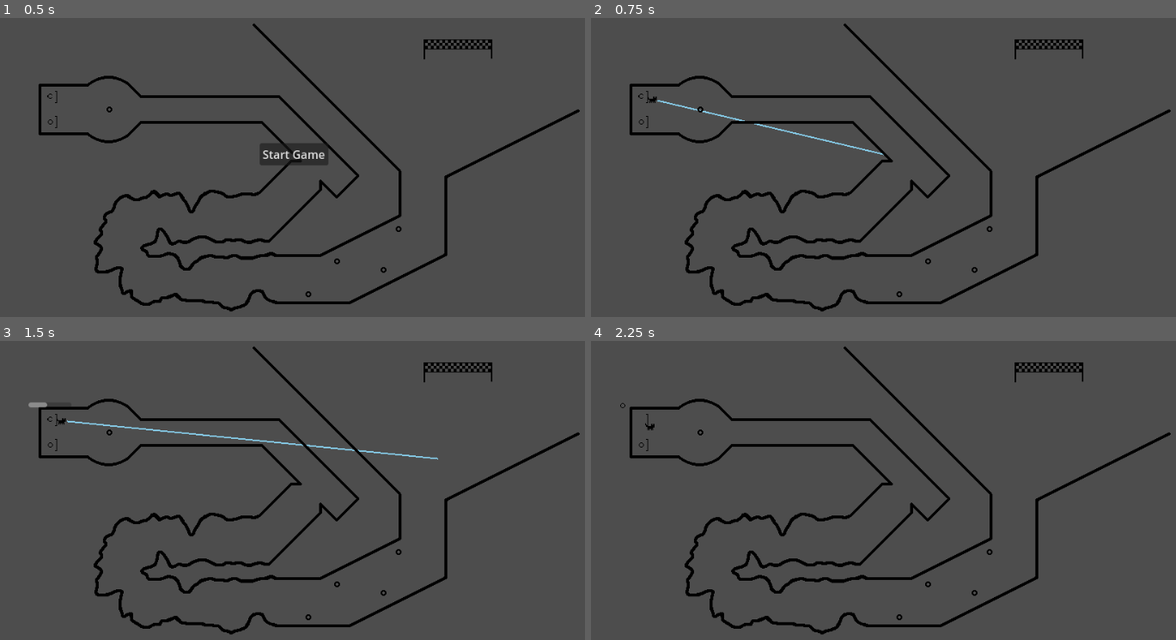
Above: before the commit, frames 1-4 (two rows, left to right).
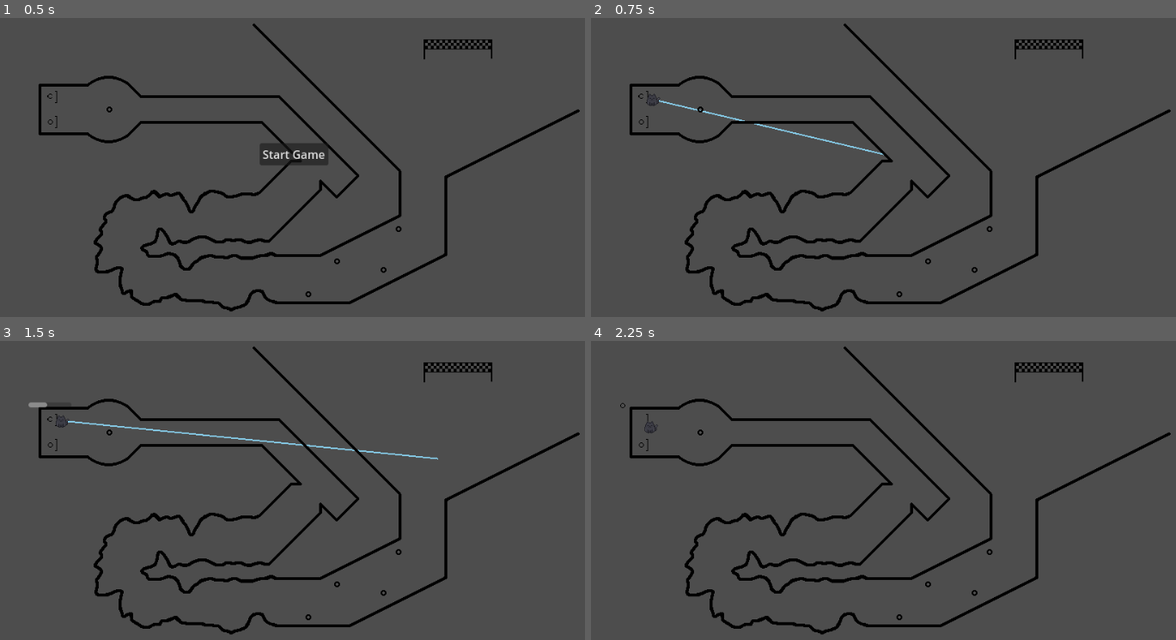
Above: after the commit, the same moments.

Repository: Anna-Toosey/Black-cat-jam-2024
Game: Godot game, scene res://scenes/main.tscn
The game is run twice, just before and just after one commit, with the same random seed, the same clock (stepped at 60 frames per second) and the same inputs.
Inputs (mouse positions are in pixels of both pictures, inside the frame that each line leads up to):
- Up to frame 1 (0.5 s): no input
- Up to frame 2 (0.75 s): click "Start Game" at 0.5 s
- Up to frame 3 (1.5 s): tap Enter at 1.25 s; move the mouse to (438, 457) at 1.27 s; press the mouse at (438, 457) at 1.28 s
- Up to frame 4 (2.25 s): move the mouse to (743, 496) at 2.02 s; release the mouse at (743, 496) at 2.03 s; click (743, 496) at 2.1 s

Frame 1 is identical in both runs. In frame 2, less than 0.1% of the frame differs, in the area x 9-12%, y 25-30%; in frame 3, less than 0.1%; in frame 4, less than 0.1%.

Commit message:
ADD: Cat aiming sprite

Diff:
--- a/scenes/main.tscn
+++ b/scenes/main.tscn
@@ -1,8 +1,10 @@
-[gd_scene load_steps=11 format=3 uid="uid://c1a46qsp40wo3"]
+[gd_scene load_steps=13 format=3 uid="uid://c1a46qsp40wo3"]
 
 [ext_resource type="Script" path="res://scenes/main.gd" id="1_bf1pa"]
 [ext_resource type="PackedScene" uid="uid://bv5aa7ngemdfq" path="res://scenes/track/track.tscn" id="2_20unx"]
 [ext_resource type="PackedScene" uid="uid://6d5et57ymnkr" path="res://scenes/track/finish.tscn" id="4_bvwbf"]
+[ext_resource type="Texture2D" uid="uid://c3hhr13rmavh7" path="res://assets/sprites/player/player1Sat.png" id="5_sipjk"]
+[ext_resource type="Texture2D" uid="uid://dn70r74hhievm" path="res://assets/sprites/player/player2Sat.png" id="6_7bfpk"]
 [ext_resource type="PackedScene" uid="uid://buns2370nmtpv" path="res://scenes/player/player.tscn" id="6_64bo1"]
 [ext_resource type="Script" path="res://scenes/state_managers/game_state_machine.gd" id="7_jpnjc"]
 [ext_resource type="Script" path="res://scenes/state_managers/game_states/game_start_state.gd" id="8_jynkv"]
@@ -25,8 +27,14 @@
 [node name="Player1" parent="." groups=["players"] instance=ExtResource("6_64bo1")]
 position = Vector2(149, 189)
 
+[node name="CatSprite" parent="Player1" index="0"]
+texture = ExtResource("5_sipjk")
+
 [node name="Player2" parent="." groups=["players"] instance=ExtResource("6_64bo1")]
 position = Vector2(150, 225)
+
+[node name="CatSprite" parent="Player2" index="0"]
+texture = ExtResource("6_7bfpk")
 
 [node name="GameStateMachine" type="Node" parent="." node_paths=PackedStringArray("initial_state")]
 script = ExtResource("7_jpnjc")
@@ -72,3 +80,6 @@
 [connection signal="first_finisher_wins" from="Player2" to="Finish" method="_on_player_2_first_finisher_wins"]
 [connection signal="switch_player_turn" from="Player2" to="." method="_on_player_2_switch_player_turn"]
 [connection signal="pressed" from="UI/StartButton" to="." method="_on_start_button_pressed"]
+
+[editable path="Player1"]
+[editable path="Player2"]
--- a/scenes/player/player.tscn
+++ b/scenes/player/player.tscn
@@ -1,7 +1,6 @@
-[gd_scene load_steps=5 format=3 uid="uid://buns2370nmtpv"]
+[gd_scene load_steps=4 format=3 uid="uid://buns2370nmtpv"]
 
 [ext_resource type="Script" path="res://scenes/player/player.gd" id="1_56nu0"]
-[ext_resource type="Texture2D" uid="uid://dqs8f8ar0v2q0" path="res://assets/sprites/test/cat_test.png" id="2_3ea5q"]
 [ext_resource type="PackedScene" uid="uid://dcnh3l82vl7ne" path="res://scenes/player/yarn/yarn.tscn" id="3_3sxx7"]
 [ext_resource type="Script" path="res://scenes/player/power_bar.gd" id="4_b5x47"]
 
@@ -10,7 +9,6 @@
 
 [node name="CatSprite" type="Sprite2D" parent="."]
 visible = false
-texture = ExtResource("2_3ea5q")
 
 [node name="Yarn" parent="." instance=ExtResource("3_3sxx7")]
 collision_mask = 1
